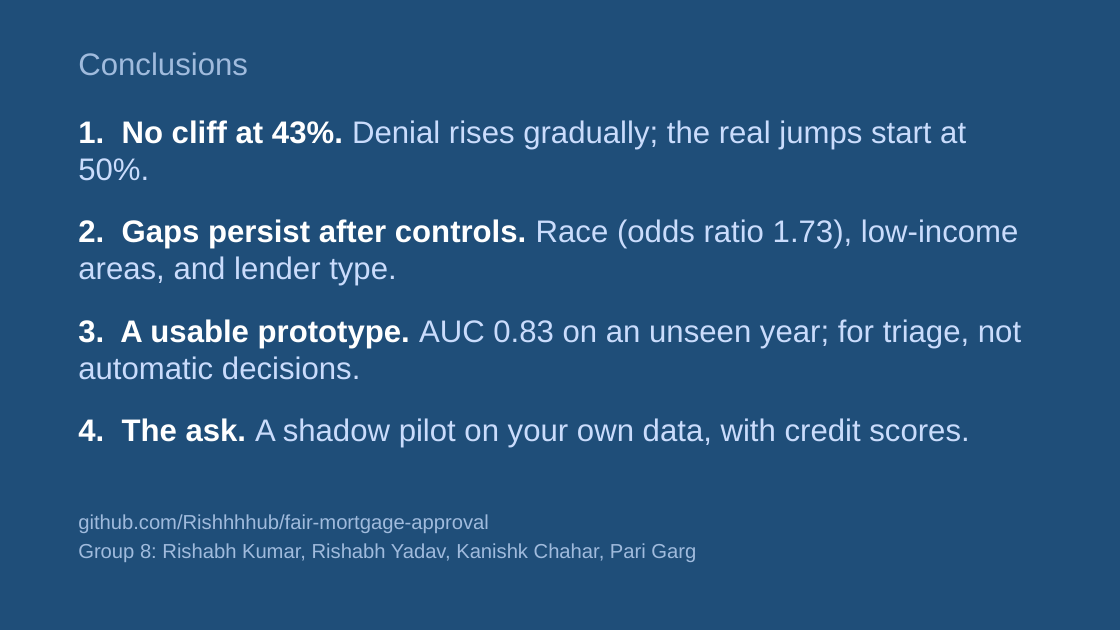
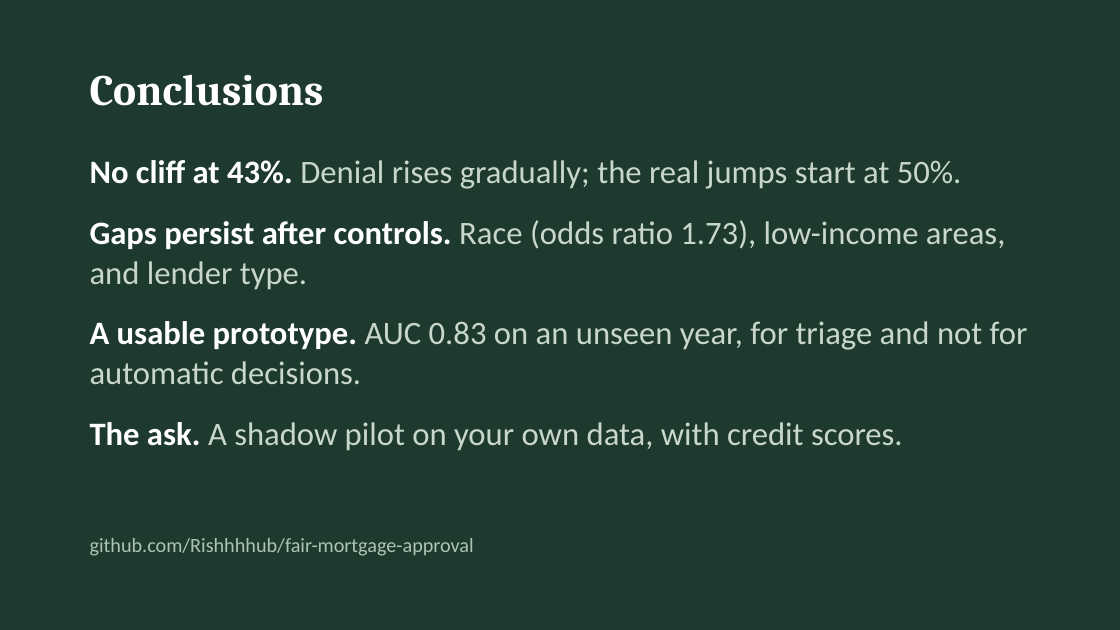
Before and after one commit to Rishhhhub/fair-mortgage-approval, a slide deck: slide 13 of deliverables/Group_8_Fair_Mortgage_Approval_Decisions_Presentation.pptx (slide 16 before the commit). Drawn at 1120x630 pixels with LibreOffice and Linux fonts; fonts in the diff are those of the drawing. Boxes give left, top, right and bottom in pixels: in the first picture for what was removed or moved away, otherwise in the second. Text is boxed around its words. In the diff, an @@ line names an element or a change of style, - is before the commit and + after.

```diff
--- a/deliverables/Group_8_Fair_Mortgage_Approval_Decisions_Presentation.pptx
+++ b/deliverables/Group_8_Fair_Mortgage_Approval_Decisions_Presentation.pptx
@@ background #1F4E79 to #1E3A2F @@
@@ text "Conclusions": place and size @@
-text "Conclusions" at bbox=[78, 52, 248, 75]
+text "Conclusions" at bbox=[90, 74, 324, 106]
@@ text "Conclusions" at bbox=[90, 74, 324, 106]: size 20 to 28 pt, font Arial to Cambria, text colour #A0BBDD to #FFFFFF, bold on @@
@@ text at bbox=[90, 160, 1028, 451]: text changed; size 20 to 21 pt; font Arial to Calibri; text colour #CADCFC to #C9D6CE @@
-1. No cliff at 43%. Denial rises gradually; the real jumps start at 50%.
-2. Gaps persist after controls. Race (odds ratio 1.73), low-income areas, and lender type.
-3. A usable prototype. AUC 0.83 on an unseen year; for triage, not automatic decisions.
-4. The ask. A shadow pilot on your own data, with credit scores.
+No cliff at 43%. Denial rises gradually; the real jumps start at 50%.
+Gaps persist after controls. Race (odds ratio 1.73), low-income areas, and lender type.
+A usable prototype. AUC 0.83 on an unseen year, for triage and not for automatic decisions.
+The ask. A shadow pilot on your own data, with credit scores.
@@ text "github.com/Rishhhhub/fair-mortgage-approval": place and size @@
-text "github.com/Rishhhhub/fair-mortgage-approval" at bbox=[78, 514, 696, 562]
+text "github.com/Rishhhhub/fair-mortgage-approval" at bbox=[90, 538, 474, 556]
@@ text "github.com/Rishhhhub/fair-mortgage-approval" at bbox=[90, 538, 474, 556]: font Arial to Calibri, text colour #A0BBDD to #AFC2B6; less space between paragraphs @@
@@ text at bbox=[78, 543, 696, 562]: paragraph removed @@
-Group 8: Rishabh Kumar, Rishabh Yadav, Kanishk Chahar, Pari Garg
```
Also in this commit, not shown: 9 other slides changed, 6 slides added, 10 slides removed, 3 other files.
